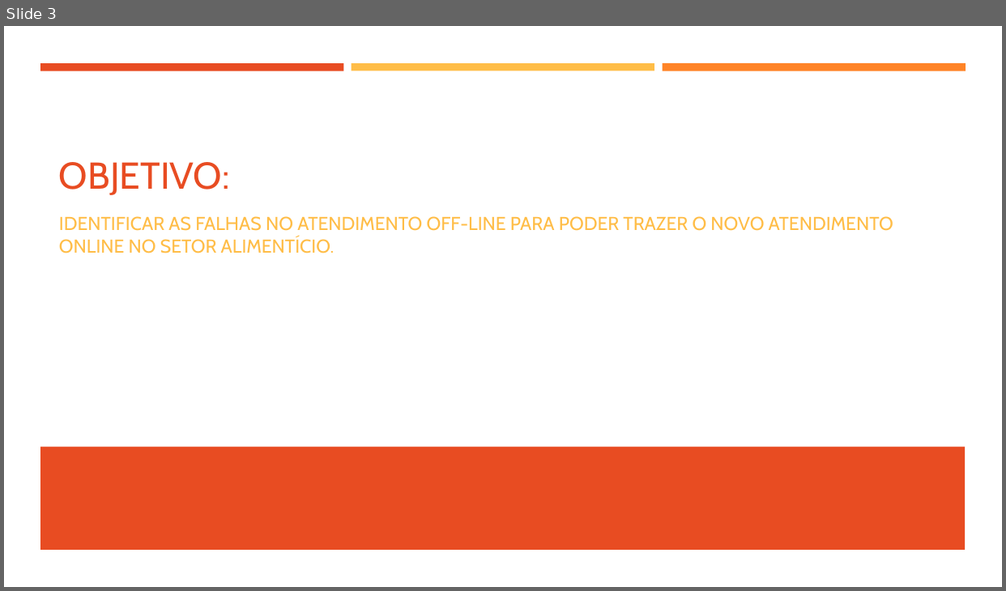
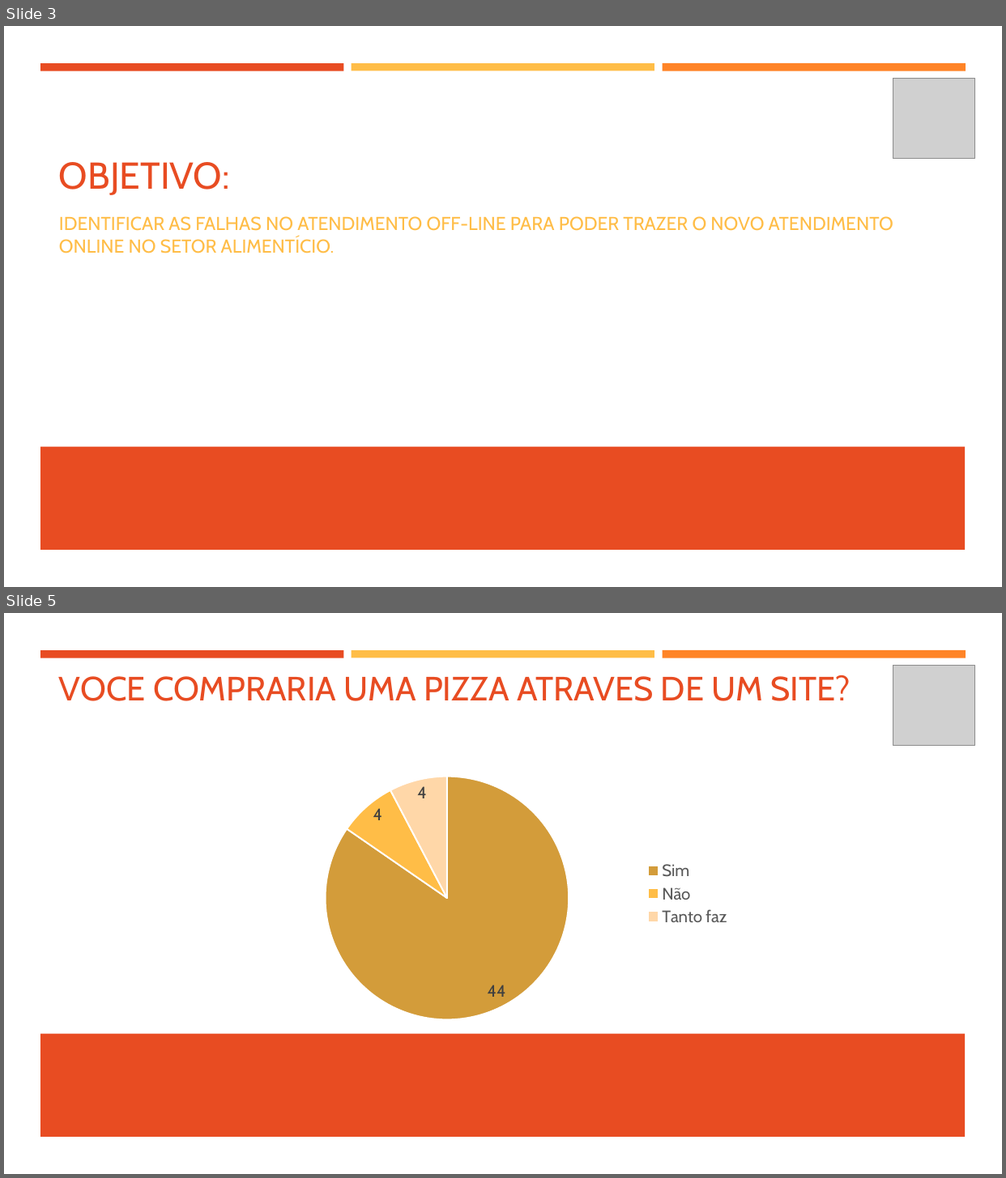
Before and after one commit to brunosilv96/Pizza-Baue, a slide deck: Documentação/Pizza Baue.pptx. Shown one above the other, each under a label of ours: slide 3 before the commit, slides 3 and 5 after it; the slides between them are not shown. The pictures are 1006x591 and 1006x1178 pixels, drawn with LibreOffice and Linux fonts; fonts in the diff are those of the drawing; grey boxes stand for pictures. Boxes give left, top, right and bottom in pixels: in the first picture for what was removed or moved away, otherwise in the second. Text is boxed around its words. In the diff, an @@ line names an element or a change of style, - is before the commit and + after.

Commit message:
Alteração na documentação e ajustes no site

```diff
--- a/Documentação/Pizza Baue.pptx
+++ b/Documentação/Pizza Baue.pptx
@@ slide 5 added at bbox=[4, 613, 1002, 1174], background #FFFFFF; not listed: 4 template elements that a slide beside it also shows @@
@@ title added at bbox=[59, 675, 850, 701], 32.4 pt, text #E84C22 @@
+VOCE COMPRARIA UMA PIZZA ATRAVES DE UM SITE?
@@ picture added at bbox=[893, 666, 975, 746] @@
@@ pie chart added at bbox=[251, 757, 739, 1030] @@
+categories: Sim, Não, Tanto faz
+Series 1: 44, 4, 4
@@ slide 3 changed as well @@
@@ picture added at bbox=[893, 79, 975, 159] @@
```
Also in this commit, not shown: 4 other slides changed, 7 other slides added, 1 slide removed, 9 other files.
